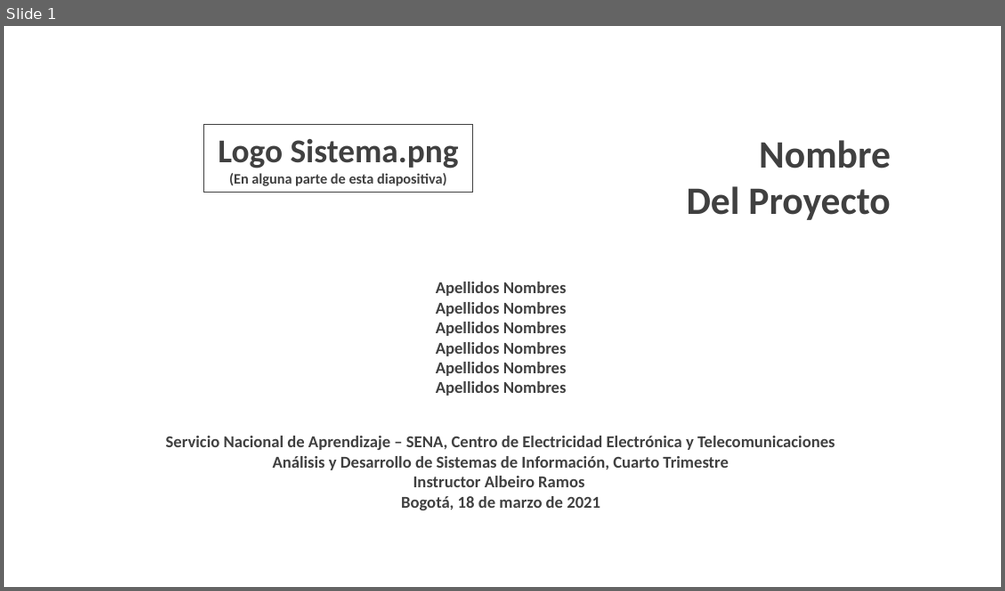
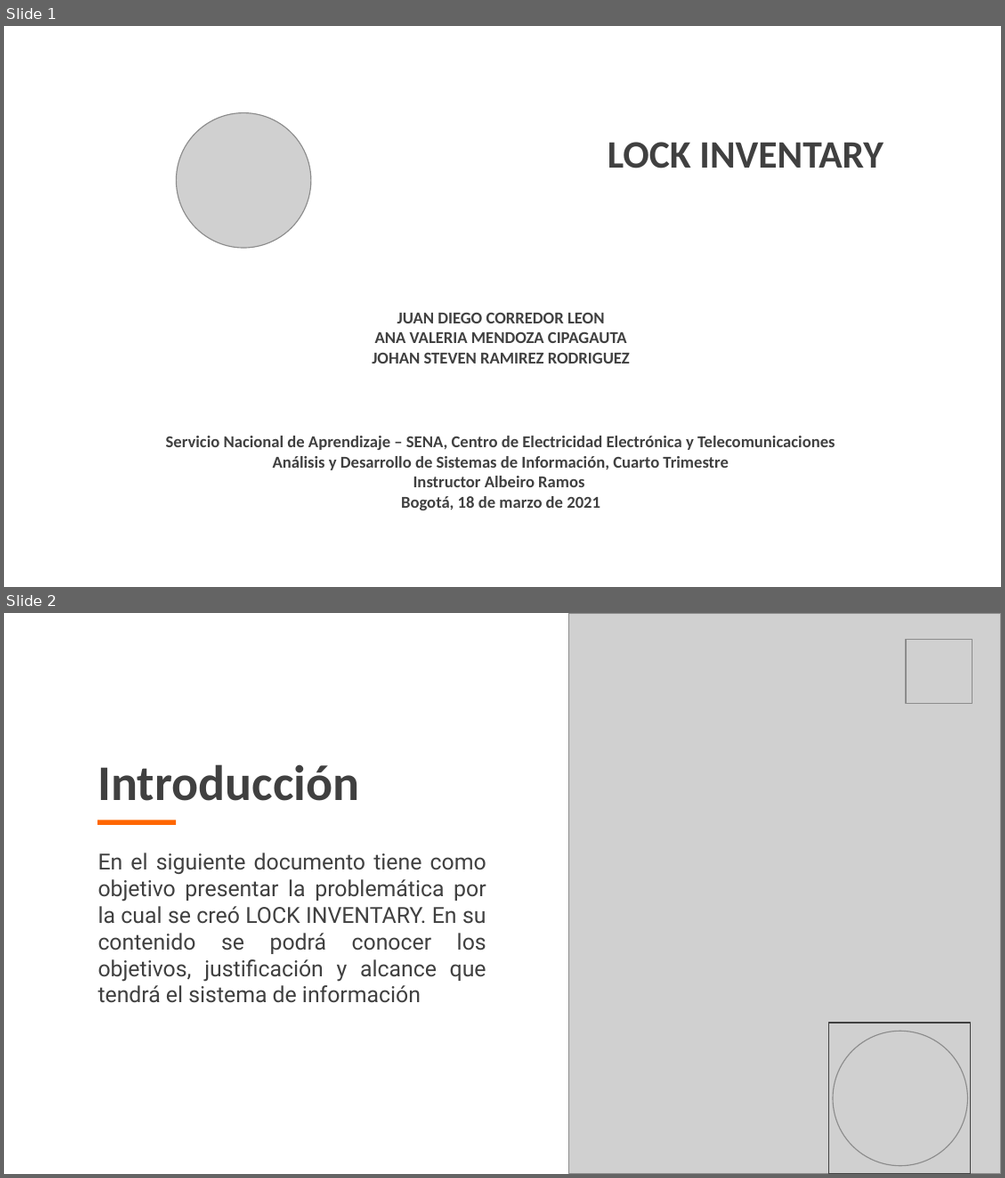
Before and after one commit to 9anavaleria/Proyecto, a slide deck: app/app_documentacion/1er_trim/1_1_proyecto/1_1_1_presentacion_proyecto.pptx. Shown one above the other, each under a label of ours: slide 1 before the commit, slides 1 and 2 after it. The pictures are 1005x591 and 1005x1178 pixels, drawn with LibreOffice and Linux fonts; fonts in the diff are those of the drawing; grey boxes stand for pictures; background and template pictures are left out. Boxes give left, top, right and bottom in pixels: in the first picture for what was removed or moved away, otherwise in the second. Text is boxed around its words. In the diff, an @@ line names an element or a change of style, - is before the commit and + after.

Commit message:
correción de documentos

```diff
--- a/app/app_documentacion/1er_trim/1_1_proyecto/1_1_1_presentacion_proyecto.pptx
+++ b/app/app_documentacion/1er_trim/1_1_proyecto/1_1_1_presentacion_proyecto.pptx
@@ slide 2 added at box(4, 613, 1001, 1174), background picture (left out) @@
@@ picture added at box(569, 613, 1001, 1173) @@
@@ picture added at box(906, 639, 973, 704) @@
@@ text added at box(97, 764, 359, 801), 36 pt, text #404040, bold @@
+Introducción
@@ rectangle added at box(97, 819, 177, 824), fill #FF6600 @@
@@ text added at box(98, 852, 486, 1003), 16 pt, text #404040 @@
+En el siguiente documento tiene como objetivo presentar la problemática por la cual se creó LOCK INVENTARY. En su contenido se podrá conocer los objetivos, justificación y alcance que tendrá el sistema de información
@@ rectangle added at box(828, 1022, 971, 1174), outline #404040 0.75 pt @@
@@ picture added at box(833, 1030, 967, 1165) @@
@@ slide 1 changed as well @@
@@ picture added at box(177, 112, 311, 248) @@
@@ rectangle removed at box(204, 125, 472, 192) @@
-Logo Sistema.png
-(En alguna parte de esta diapositiva)
@@ text at box(607, 142, 883, 168): text changed @@
-Nombre
-Del Proyecto
+LOCK INVENTARY
@@ text at box(372, 313, 630, 363): text changed @@
-Apellidos Nombres
-Apellidos Nombres
-Apellidos Nombres
-Apellidos Nombres
-Apellidos Nombres
-Apellidos Nombres
+JUAN DIEGO CORREDOR LEON
+ANA VALERIA MENDOZA CIPAGAUTA
+JOHAN STEVEN RAMIREZ RODRIGUEZ
```
Also in this commit, not shown: 4 other slides changed, 9 other slides added, 7 slides removed, 3 other files.
